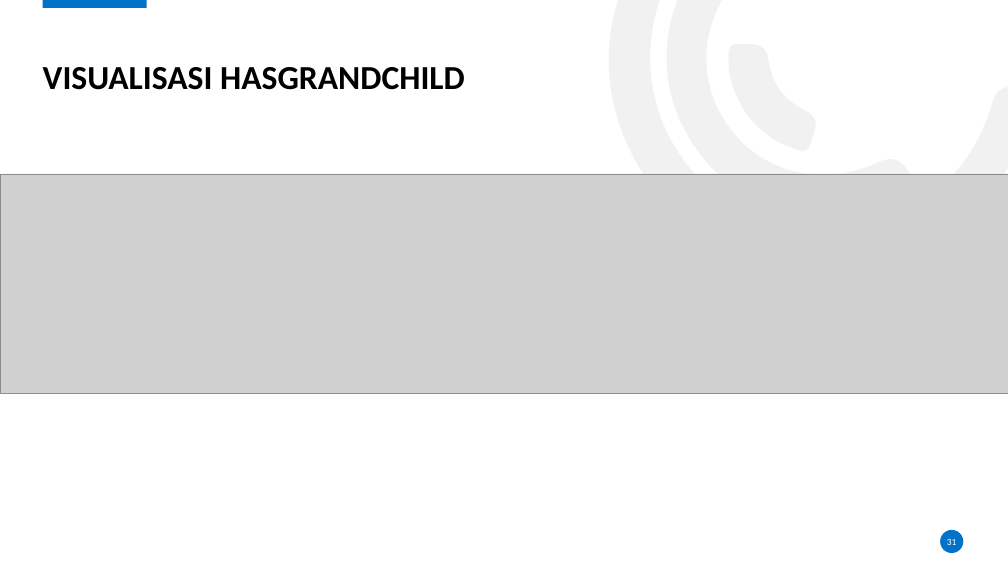
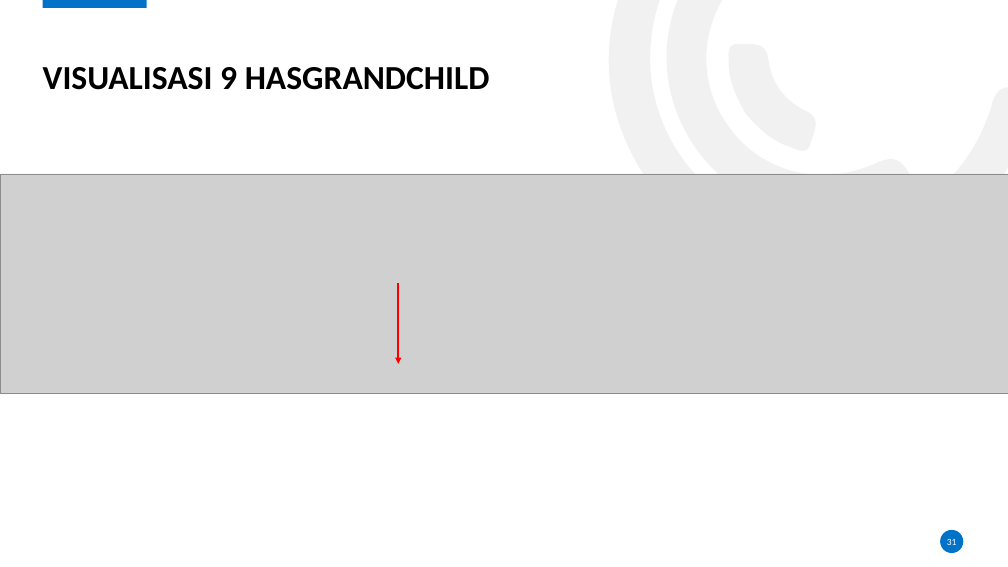
Before and after one commit to karyoutomoo/The-Tree-of-Heroes, a slide deck: slide 31 of 05111540000007-Faiq-Presentasi.pptx. Drawn at 1008x567 pixels with LibreOffice and Linux fonts; fonts in the diff are those of the drawing; grey boxes stand for pictures; background and template pictures are left out. Boxes give left, top, right and bottom in pixels: in the first picture for what was removed or moved away, otherwise in the second. Text is boxed around its words. In the diff, an @@ line names an element or a change of style, - is before the commit and + after.

```diff
--- a/05111540000007-Faiq-Presentasi.pptx
+++ b/05111540000007-Faiq-Presentasi.pptx
@@ title at box(43, 67, 490, 90): text changed @@
-VISUALISASI HASGRANDCHILD
+VISUALISASI 9 HASGRANDCHILD
@@ arrow added from (399, 284) to (399, 364), #FF0000 1.5 pt @@
```
Also in this commit, not shown: 30 other slides changed, 1 other file.
